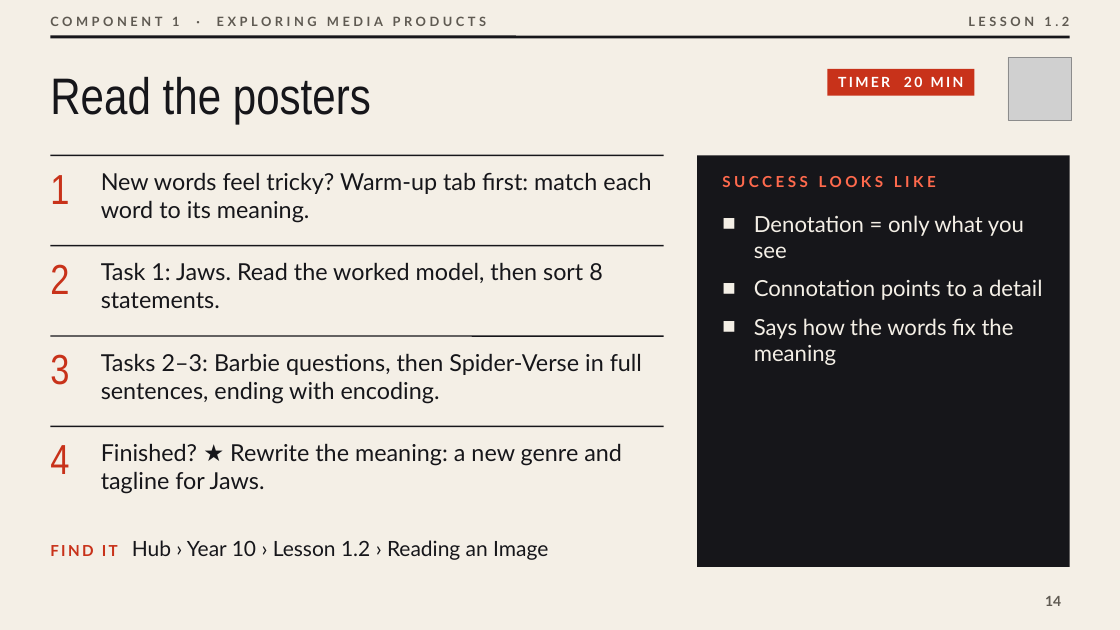
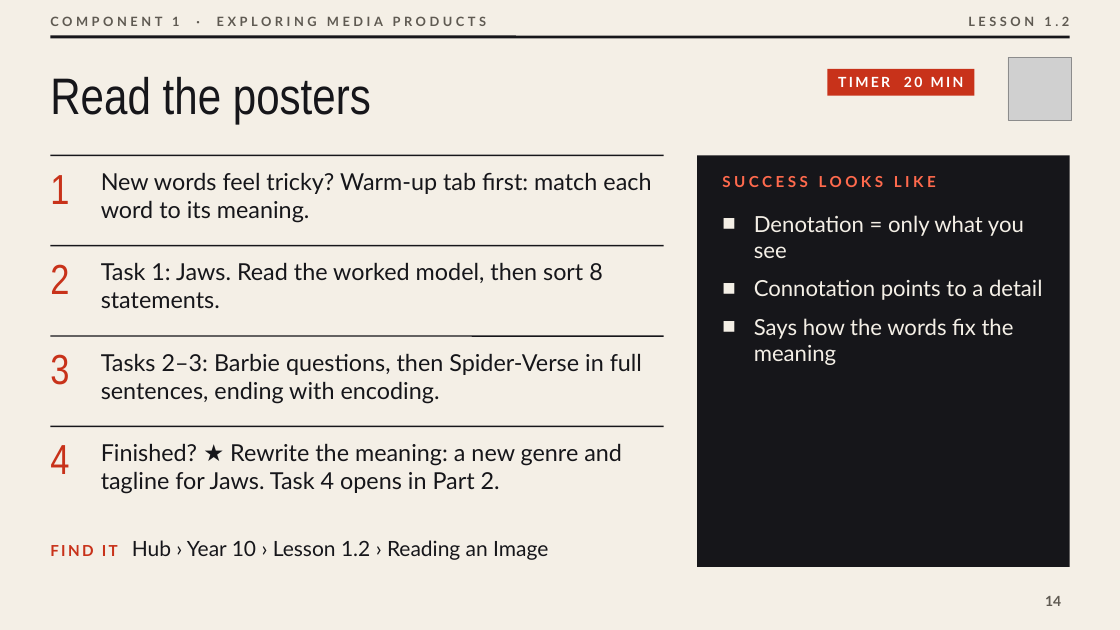
Before and after one commit to OGAComputing/interactive, a slide deck: slide 14 of _presentations/Y10_BTEC_CDM/L1.2_Reading_an_Image.pptx. Drawn at 1120x630 pixels with LibreOffice and Linux fonts; fonts in the diff are those of the drawing; grey boxes stand for pictures. Boxes give left, top, right and bottom in pixels: in the first picture for what was removed or moved away, otherwise in the second. Text is boxed around its words. In the diff, an @@ line names an element or a change of style, - is before the commit and + after.

```diff
--- a/_presentations/Y10_BTEC_CDM/L1.2_Reading_an_Image.pptx
+++ b/_presentations/Y10_BTEC_CDM/L1.2_Reading_an_Image.pptx
@@ text at <box>101,443,622,494</box>: text changed @@
-Finished? ★ Rewrite the meaning: a new genre and tagline for Jaws.
+Finished? ★ Rewrite the meaning: a new genre and tagline for Jaws. Task 4 opens in Part 2.
```
Also in this commit, not shown: 1 other slide changed, 24 other files.
